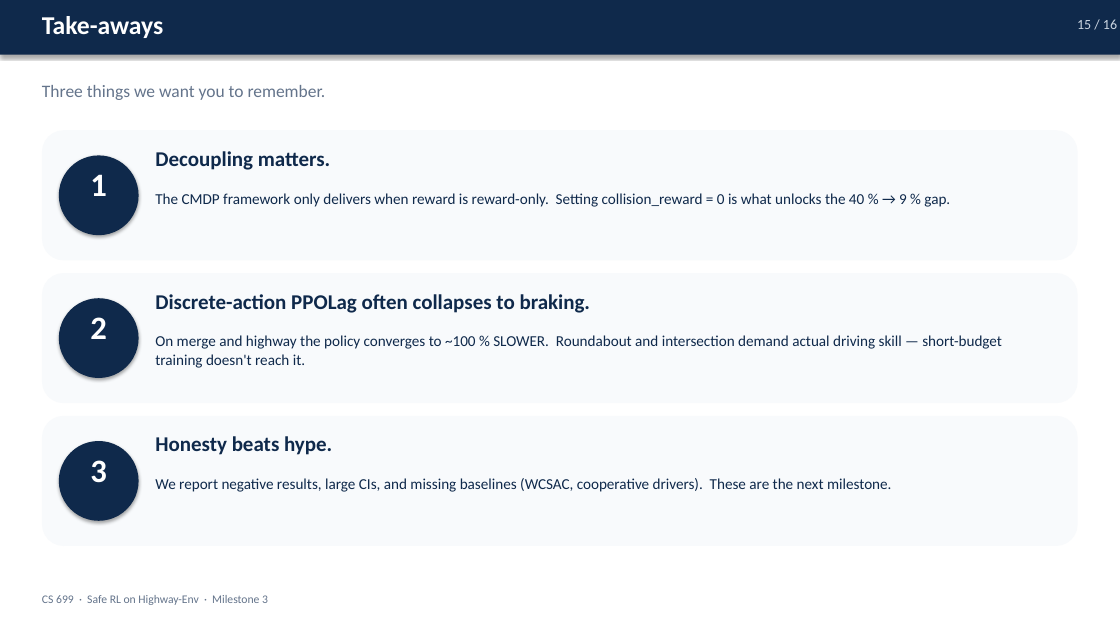
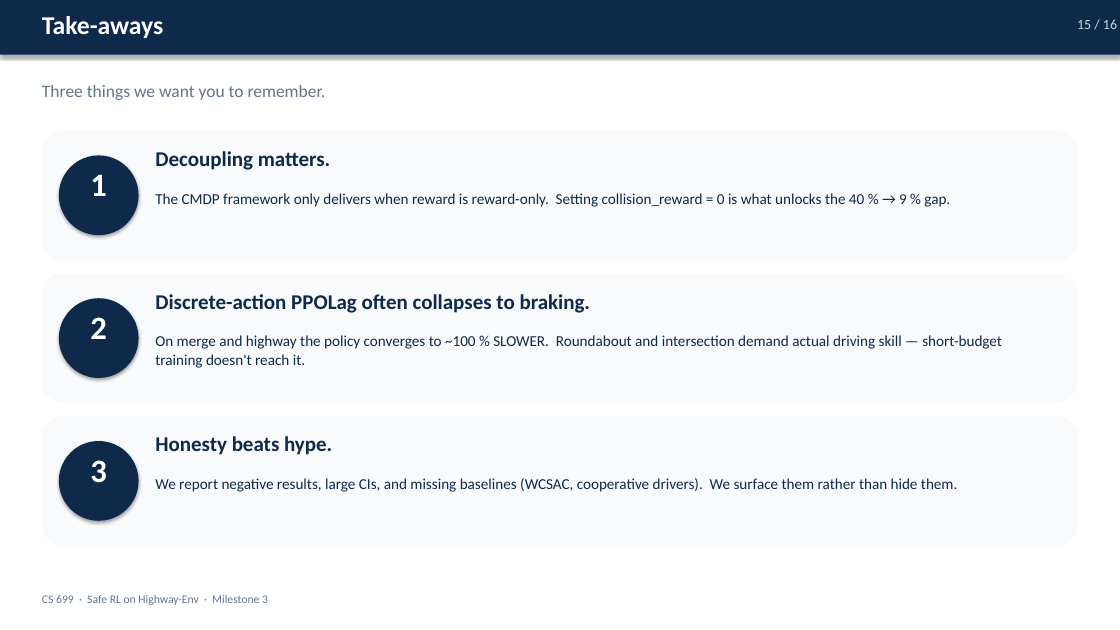
Before and after one commit to BonianHan/CS699-SafeRL-Project, a slide deck: slide 14 of final_present/Final_Report_Slides.pptx (slide 15 before the commit). Drawn at 1120x630 pixels with LibreOffice and Linux fonts; fonts in the diff are those of the drawing. Boxes give left, top, right and bottom in pixels: in the first picture for what was removed or moved away, otherwise in the second. Text is boxed around its words. In the diff, an @@ line names an element or a change of style, - is before the commit and + after.

```diff
--- a/final_present/Final_Report_Slides.pptx
+++ b/final_present/Final_Report_Slides.pptx
@@ text at <box>155,478,957,492</box>: text changed @@
-We report negative results, large CIs, and missing baselines (WCSAC, cooperative drivers). These are the next milestone.
+We report negative results, large CIs, and missing baselines (WCSAC, cooperative drivers). We surface them rather than hide them.
```
Also in this commit, not shown: 1 slide removed, 2 other files.
